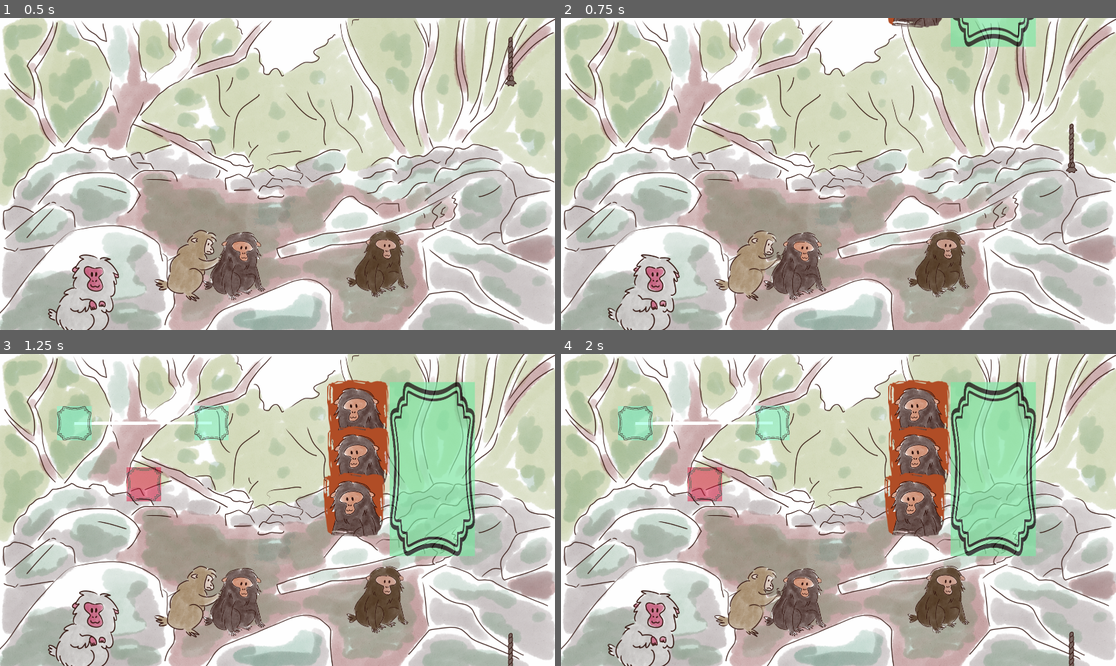
Above: before the commit, frames 1-4 (two rows, left to right).
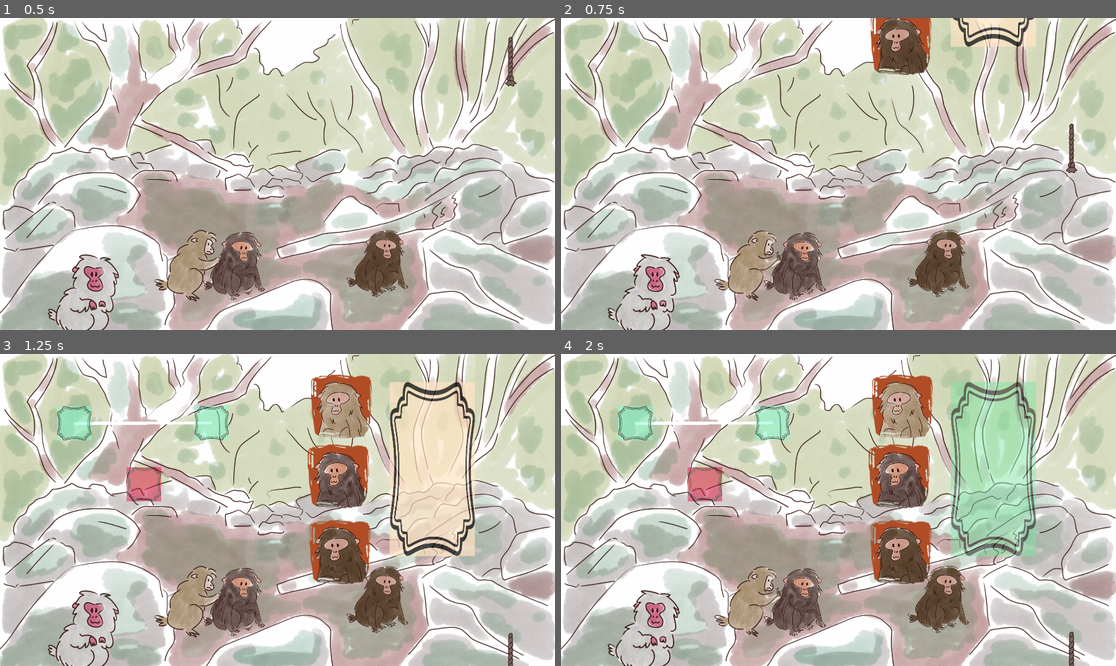
Above: after the commit, the same moments.

Repository: ManonMarchand/scientific-game-jam-25
Game: Godot game, scene res://levels/level_1/stage_1.tscn
The game is run twice, just before and just after one commit, with the same random seed, the same clock (stepped at 60 frames per second) and the same inputs. This scene is started directly instead of the project's main scene. The engine's default icon, where the game draws it, is replaced by a stand-in: a white triangle on a blue panel in a dark square.
Inputs (mouse positions are in pixels of both pictures, inside the frame that each line leads up to):
- Up to frame 1 (0.5 s): no input
- Up to frame 2 (0.75 s): tap Enter at 0.5 s; drag from (1071, 61) to (577, 220) at 0.52 s
- Up to frame 3 (1.25 s): no input
- Up to frame 4 (2 s): drag from (916, 413) to (1071, 659) at 1.27 s

Frame 1 is identical in both runs. In frame 2, 3.0% of the frame differs, in the area x 55-86%, y 0-19%; in frame 3, 15%, in the area x 55-86%, y 6-74%; in frame 4, 10%.

Commit message:
Test niveaux variés

Diff:
--- /dev/null
+++ b/monkey/levels/level_1/level_1.tscn
@@ -0,0 +1,22 @@
+[gd_scene load_steps=6 format=3 uid="uid://ckvccqoya82va"]
+
+[ext_resource type="Script" path="res://stage/stage.gd" id="1_j87r4"]
+[ext_resource type="PackedScene" uid="uid://dl72pns4rmvwh" path="res://levels/level_1/substage_level_1_1.tscn" id="2_0nlef"]
+[ext_resource type="PackedScene" uid="uid://cd8g353hqck3h" path="res://switch-panel/switch_panel.tscn" id="2_ntw63"]
+[ext_resource type="PackedScene" uid="uid://c4ysry6xndv5u" path="res://player/player.tscn" id="3_jjjeg"]
+[ext_resource type="PackedScene" uid="uid://csjksxnleujnl" path="res://levels/level_1/level_1_panel.tscn" id="4_ixwt4"]
+
+[node name="Level1" type="Node2D"]
+script = ExtResource("1_j87r4")
+substage_list = Array[PackedScene]([ExtResource("2_0nlef")])
+
+[node name="SwitchPanel" parent="." instance=ExtResource("2_ntw63")]
+z_index = 10
+panel_scene = ExtResource("4_ixwt4")
+
+[node name="Player" parent="." instance=ExtResource("3_jjjeg")]
+z_index = 1
+position = Vector2(284, 696)
+
+[connection signal="leave_left" from="Player" to="." method="_on_player_leave_left"]
+[connection signal="leave_right" from="Player" to="." method="_on_player_leave_right"]
--- /dev/null
+++ b/monkey/levels/level_1/level_1_final.tscn
@@ -0,0 +1,22 @@
+[gd_scene load_steps=6 format=3 uid="uid://8alvdvpvvmtv"]
+
+[ext_resource type="Script" path="res://stage/stage.gd" id="1_e0vqo"]
+[ext_resource type="PackedScene" uid="uid://cd8g353hqck3h" path="res://switch-panel/switch_panel.tscn" id="2_2p4xj"]
+[ext_resource type="PackedScene" uid="uid://dl72pns4rmvwh" path="res://levels/level_1/substage_level_1_1.tscn" id="2_6cs6c"]
+[ext_resource type="PackedScene" uid="uid://c4ysry6xndv5u" path="res://player/player.tscn" id="3_tvdi4"]
+[ext_resource type="PackedScene" uid="uid://csjksxnleujnl" path="res://levels/level_1/level_1_panel.tscn" id="4_due1h"]
+
+[node name="Stage2" type="Node2D"]
+script = ExtResource("1_e0vqo")
+substage_list = Array[PackedScene]([ExtResource("2_6cs6c")])
+
+[node name="SwitchPanel" parent="." instance=ExtResource("2_2p4xj")]
+z_index = 10
+panel_scene = ExtResource("4_due1h")
+
+[node name="Player" parent="." instance=ExtResource("3_tvdi4")]
+z_index = 1
+position = Vector2(284, 696)
+
+[connection signal="leave_left" from="Player" to="." method="_on_player_leave_left"]
+[connection signal="leave_right" from="Player" to="." method="_on_player_leave_right"]
--- a/monkey/levels/level_1/level_1_panel.tscn
+++ b/monkey/levels/level_1/level_1_panel.tscn
@@ -1,9 +1,11 @@
-[gd_scene load_steps=5 format=3 uid="uid://csjksxnleujnl"]
+[gd_scene load_steps=7 format=3 uid="uid://csjksxnleujnl"]
 
 [ext_resource type="PackedScene" uid="uid://xj4y42plc61i" path="res://panel/diagram_node.tscn" id="1_02n26"]
 [ext_resource type="PackedScene" uid="uid://dwln8mmiw7tpp" path="res://panel/inventory.tscn" id="2_4qcb3"]
 [ext_resource type="PackedScene" uid="uid://bu53lurbsq12e" path="res://panel/link.tscn" id="3_e3sxs"]
-[ext_resource type="PackedScene" uid="uid://m0h11i3p4wpb" path="res://panel/portrait.tscn" id="3_yv04q"]
+[ext_resource type="PackedScene" uid="uid://nrrbs5nq11tj" path="res://panel/portraits/portrait_ginette.tscn" id="4_otcl8"]
+[ext_resource type="PackedScene" uid="uid://e2nx7xtg5gpt" path="res://panel/portraits/portrait_jacques.tscn" id="5_owo07"]
+[ext_resource type="PackedScene" uid="uid://kxqjw53d2for" path="res://panel/portraits/portrait_michel.tscn" id="6_2d3gd"]
 
 [node name="Level1" type="Node2D"]
 
@@ -22,18 +24,15 @@
 position = Vector2(498, 451)
 is_trespaser_node = true
 
-[node name="Portrait" parent="." instance=ExtResource("3_yv04q")]
-position = Vector2(1238, 201)
-portrait_number = 1
-
-[node name="Portrait2" parent="." instance=ExtResource("3_yv04q")]
-position = Vector2(1240, 362)
-portrait_number = 2
-
-[node name="Portrait3" parent="." instance=ExtResource("3_yv04q")]
-position = Vector2(1225, 523)
-portrait_number = 3
-
 [node name="Inventory" parent="." instance=ExtResource("2_4qcb3")]
 z_index = -1
 position = Vector2(1492, 401)
+
+[node name="Portrait" parent="." instance=ExtResource("4_otcl8")]
+position = Vector2(1181, 182)
+
+[node name="Portrait2" parent="." instance=ExtResource("5_owo07")]
+position = Vector2(1171, 424)
+
+[node name="Portrait3" parent="." instance=ExtResource("6_2d3gd")]
+position = Vector2(1176, 686)
--- a/monkey/levels/level_3/level_3_panel.tscn
+++ b/monkey/levels/level_3/level_3_panel.tscn
@@ -2,7 +2,7 @@
 
 [ext_resource type="PackedScene" uid="uid://xj4y42plc61i" path="res://panel/diagram_node.tscn" id="1_npw1k"]
 [ext_resource type="PackedScene" uid="uid://bu53lurbsq12e" path="res://panel/link.tscn" id="2_a0u20"]
-[ext_resource type="PackedScene" uid="uid://m0h11i3p4wpb" path="res://panel/portrait.tscn" id="3_wp4xk"]
+[ext_resource type="PackedScene" uid="uid://m0h11i3p4wpb" path="res://panel/portraits/portrait.tscn" id="3_wp4xk"]
 [ext_resource type="PackedScene" uid="uid://dwln8mmiw7tpp" path="res://panel/inventory.tscn" id="4_75whg"]
 
 [node name="Level3" type="Node2D"]
--- /dev/null
+++ b/monkey/levels/level_3/stage_3.tscn
@@ -0,0 +1,23 @@
+[gd_scene load_steps=7 format=3 uid="uid://ctx2mrt3aennh"]
+
+[ext_resource type="Script" path="res://stage/stage.gd" id="1_s4esh"]
+[ext_resource type="PackedScene" uid="uid://cgho70gaqq117" path="res://levels/level_3/substage_3_1.tscn" id="2_888gr"]
+[ext_resource type="PackedScene" uid="uid://cd8g353hqck3h" path="res://switch-panel/switch_panel.tscn" id="2_f3kl2"]
+[ext_resource type="PackedScene" uid="uid://c4ysry6xndv5u" path="res://player/player.tscn" id="3_1ag4o"]
+[ext_resource type="PackedScene" uid="uid://dw0osuuj056bv" path="res://levels/level_3/substage_3_2.tscn" id="3_sq0hw"]
+[ext_resource type="PackedScene" uid="uid://sni25viakfdc" path="res://levels/level_3/level_3_panel.tscn" id="5_hcxmi"]
+
+[node name="Stage2" type="Node2D"]
+script = ExtResource("1_s4esh")
+substage_list = Array[PackedScene]([ExtResource("2_888gr"), ExtResource("3_sq0hw")])
+
+[node name="SwitchPanel" parent="." instance=ExtResource("2_f3kl2")]
+z_index = 10
+panel_scene = ExtResource("5_hcxmi")
+
+[node name="Player" parent="." instance=ExtResource("3_1ag4o")]
+z_index = 1
+position = Vector2(284, 696)
+
+[connection signal="leave_left" from="Player" to="." method="_on_player_leave_left"]
+[connection signal="leave_right" from="Player" to="." method="_on_player_leave_right"]
--- a/monkey/panel/portraits/portrait_jacques.tscn
+++ b/monkey/panel/portraits/portrait_jacques.tscn
@@ -1,7 +1,7 @@
 [gd_scene load_steps=4 format=3 uid="uid://e2nx7xtg5gpt"]
 
 [ext_resource type="Script" path="res://panel/portraits/portrait.gd" id="1_5thyg"]
-[ext_resource type="Texture2D" uid="uid://ox7ssda0lmiy" path="res://assets/cadres/cadre_ginette.png" id="2_o8qqr"]
+[ext_resource type="Texture2D" uid="uid://csfnshaenwrxr" path="res://assets/cadres/cadre_jacques.png" id="2_d3bqg"]
 
 [sub_resource type="RectangleShape2D" id="RectangleShape2D_7vpmn"]
 size = Vector2(220, 220)
@@ -15,7 +15,7 @@
 shape = SubResource("RectangleShape2D_7vpmn")
 
 [node name="Sprite2D" type="Sprite2D" parent="."]
-texture = ExtResource("2_o8qqr")
+texture = ExtResource("2_d3bqg")
 
 [connection signal="body_entered" from="Area2D" to="." method="_on_area_2d_body_entered"]
 [connection signal="body_exited" from="Area2D" to="." method="_on_area_2d_body_exited"]
Not shown: 1 places in monkey/levels/level_1/level_1_old.tscn that only renumber resources
Not shown: 1 places in monkey/levels/level_1/stage_1.tscn that only renumber resources
Not shown: 1 places in monkey/levels/level_3/level_3.tscn that only renumber resources
